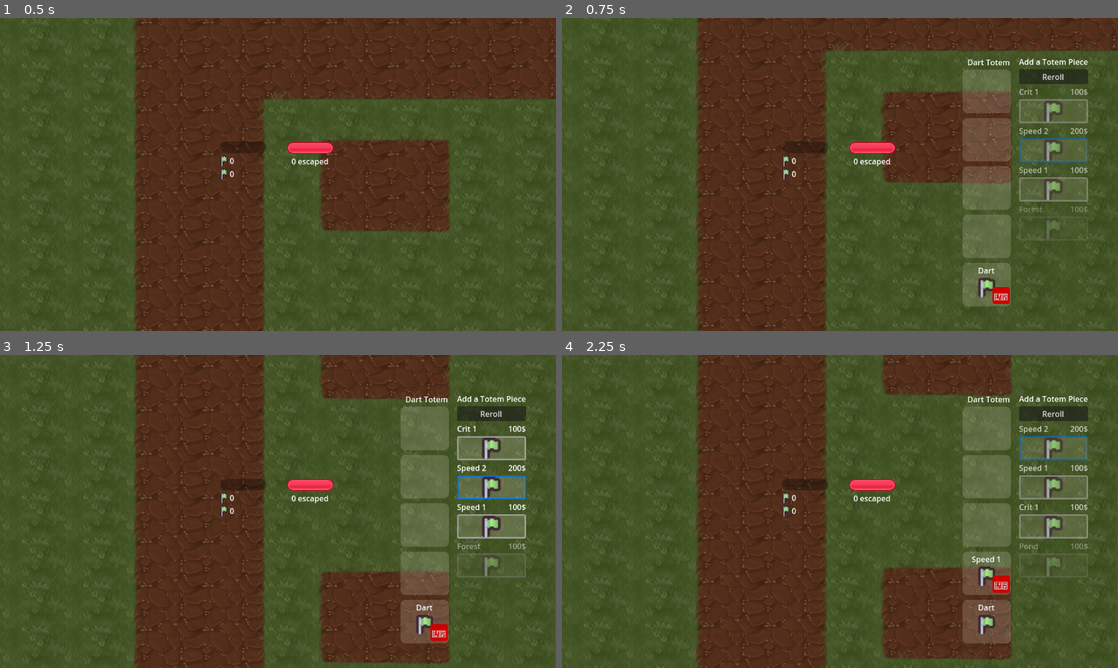
Above: before the commit, frames 1-4 (two rows, left to right).
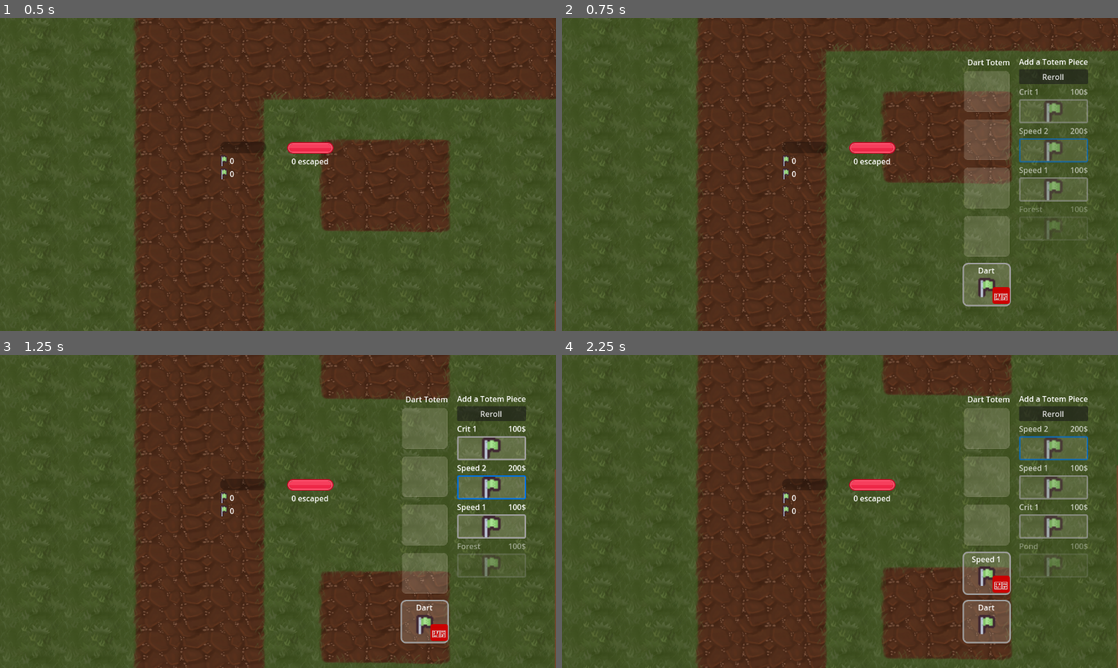
Above: after the commit, the same moments.

Repository: Jelleas/gmtk-2025
Game: Godot game, scene res://main_level.tscn
Two runs of this game, one before a commit and one after it. Both use one fixed random seed, a clock stepped at 60 frames per second and the inputs below.
Inputs (mouse positions are in pixels of both pictures, inside the frame that each line leads up to):
- Up to frame 1 (0.5 s): no input
- Up to frame 2 (0.75 s): tap Enter at 0.5 s; move the mouse to (962, 158) at 0.52 s; hold Down (camera_move_down) from 0.53 s (still down); click (962, 158) at 0.67 s
- Up to frame 3 (1.25 s): keep holding Down (camera_move_down)
- Up to frame 4 (2.25 s): release Down (camera_move_down) at 1.25 s; click "Reroll" at 1.25 s; click (1051, 448) at 2.02 s

Frame 1 is identical in both runs. In frame 2, 0.6% of the frame differs, in the area x 72-81%, y 16-93%; in frame 3, 0.6%; in frame 4, 0.7%.

Commit message:
rarity in inventory

Diff:
--- a/main_level.tscn
+++ b/main_level.tscn
@@ -9,7 +9,7 @@
 [ext_resource type="PackedScene" uid="uid://ig8ajdvhhbd3" path="res://resource.tscn" id="4_xqiim"]
 [ext_resource type="Script" uid="uid://ckoluvmpkkf00" path="res://monster_path.gd" id="5_6pb3s"]
 [ext_resource type="PackedScene" uid="uid://clt7pafdvryia" path="res://monster.tscn" id="6_e3ldi"]
-[ext_resource type="Texture2D" uid="uid://bepreqkwfug08" path="res://assets/Vector/Blue/bar_round_gloss_large.svg" id="6_eqmdw"]
+[ext_resource type="Texture2D" uid="uid://bepreqkwfug08" path="res://kenney_ui-pack-space-expansion/Vector/Blue/bar_round_gloss_large.svg" id="6_eqmdw"]
 [ext_resource type="Script" uid="uid://n1no8gnftcbf" path="res://monster/monster_config.gd" id="7_386tm"]
 [ext_resource type="Resource" uid="uid://bw0r0pecha804" path="res://monster/blob.tres" id="8_2px6s"]
 [ext_resource type="Script" uid="uid://ddeoiro7qkje2" path="res://ui/resource_tracker/resource_tracker.gd" id="8_do8ha"]
@@ -20,8 +20,8 @@
 [ext_resource type="Texture2D" uid="uid://dfj26ibwe2waf" path="res://tile_0035.png" id="13_xqiim"]
 [ext_resource type="Script" uid="uid://ch56vgnhbb8nu" path="res://ui/resource_tracker/frog_counter.gd" id="14_htena"]
 [ext_resource type="Script" uid="uid://bcit1i2pbruel" path="res://ui/monster_tracker/monster_tracker.gd" id="15_52es0"]
-[ext_resource type="Texture2D" uid="uid://d3byg07av648o" path="res://assets/Vector/bar_shadow_round_large.svg" id="15_ah7fh"]
-[ext_resource type="Texture2D" uid="uid://rp25y0uy05fv" path="res://assets/Vector/Red/bar_round_gloss_large.svg" id="16_x2wht"]
+[ext_resource type="Texture2D" uid="uid://d3byg07av648o" path="res://kenney_ui-pack-space-expansion/Vector/Extra/bar_shadow_round_large.svg" id="15_ah7fh"]
+[ext_resource type="Texture2D" uid="uid://rp25y0uy05fv" path="res://kenney_ui-pack-space-expansion/Vector/Red/bar_round_gloss_large.svg" id="16_x2wht"]
 [ext_resource type="Script" uid="uid://cixtlw5yw2iu" path="res://ui/monster_tracker/health_bar.gd" id="17_x2wht"]
 [ext_resource type="Script" uid="uid://bx8mgqkfs0pv3" path="res://ui/monster_tracker/monster_counter.gd" id="19_08fmi"]
 [ext_resource type="Script" uid="uid://bvhc545o6qhs" path="res://ui/shop/shop.gd" id="19_8m212"]
--- a/ui/inventory/inventory.gd
+++ b/ui/inventory/inventory.gd
@@ -74,6 +74,9 @@
 	for slot in slots:
 		slot.empty()
 
+	for slot in slots:
+		slot.refresh()
+
 func _create_slot() -> InventorySlot:
 	var inventory_slot_ = inventory_slot.instantiate()
 	$ScrollContainer/VBoxContainer.add_child(inventory_slot_)
--- a/ui/inventory/inventory_slot.gd
+++ b/ui/inventory/inventory_slot.gd
@@ -7,7 +7,8 @@
 var totem_piece: TotemPieces.TotemPiece
 
 func _ready() -> void:
-	style_button()
+	style_delete_button()
+	style_background()
 	empty()
 	$Control/DeleteButton.button_up.connect(_on_delete_button_pressed)
 	$Control/DeleteButton.disabled = true
@@ -15,6 +16,9 @@
 func _on_delete_button_pressed():
 	hide_delete()
 	ItemDeleted.emit(totem_piece)
+
+func refresh():
+	style_background()
 
 func show_delete() -> void:
 	$Control/DeleteButton.self_modulate.a = 1.0
@@ -44,7 +48,22 @@
 	tooltip_text = totem_piece.description
 	$Control/DeleteButton.tooltip_text = totem_piece.description
 
-func style_button() -> void:
+	style_background()
+
+func style_background() -> void:
+	var rarity = null if totem_piece == null else totem_piece.rarity
+
+	var panel = $MarginContainer/Panel
+
+	var original_style = panel.get_theme_stylebox("panel") as StyleBoxFlat
+	var instance_style = original_style.duplicate() as StyleBoxFlat
+
+	instance_style.set_border_width_all(3)
+	instance_style.border_color = ShopItem.RARITY_COLOR_MAP[rarity]
+
+	panel.add_theme_stylebox_override("panel", instance_style)
+
+func style_delete_button() -> void:
 	var delete_button = $Control/DeleteButton
 
 	delete_button.size = Vector2(35, 35)
--- a/ui/shop/shop.gd
+++ b/ui/shop/shop.gd
@@ -86,10 +86,10 @@
 	return random_items
 
 func create_item(modifier: TotemPieces.TotemPiece) -> ShopItem:
-	var shop_item = shop_item.instantiate()
-	shop_item.init(modifier)
-	add_child(shop_item)
+	var shop_item_ = shop_item.instantiate()
+	shop_item_.init(modifier)
+	add_child(shop_item_)
 
-	shop_item.item_bought.connect(_on_item_bought)
+	shop_item_.item_bought.connect(_on_item_bought)
 
-	return shop_item
+	return shop_item_
